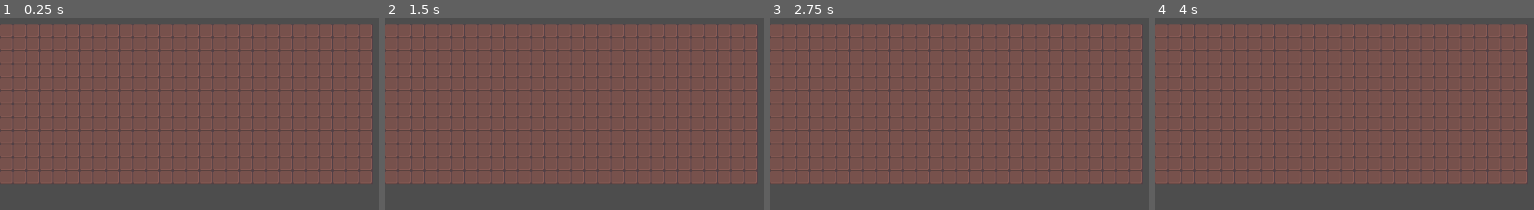
Above: before the commit, frames 1-4 (left to right).
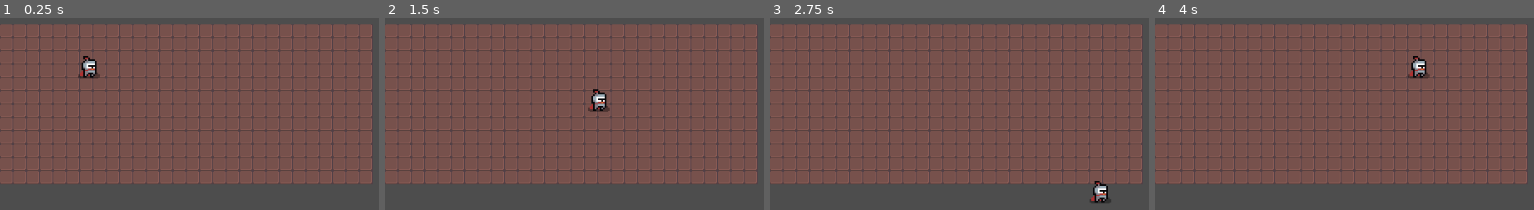
Above: after the commit, the same moments.

Repository: Jokolto/Matura
Game: Godot game, scene res://scenes/game.tscn
Two runs of this game, one before a commit and one after it. Both use one fixed random seed, a clock stepped at 60 frames per second and the inputs below.
Inputs:
- Up to frame 1 (0.25 s): no input
- Up to frame 2 (1.5 s): hold Right (ui_right) 0.53-1.28 s; hold Down (ui_down) from 1.28 s (still down)
- Up to frame 3 (2.75 s): tap Enter at 2 s; release Down (ui_down) at 2.03 s; hold Right (ui_right) from 2.03 s (still down)
- Up to frame 4 (4 s): release Right (ui_right) at 2.78 s; hold Up (ui_up) 2.78-3.53 s; hold Left (ui_left) from 3.53 s (still down)

The runs differ from the first frame. In frame 1, 0.5% of the frame differs, in the area x 20-27%, y 19-32%; in frame 2, 0.5%, in the area x 53-60%, y 36-49%; in frame 3, 0.4%; in frame 4, 0.5%.

Commit message:
updated source files

Diff:
--- a/source/scenes/entities/entity.tscn
+++ b/source/scenes/entities/entity.tscn
@@ -1,11 +1,118 @@
-[gd_scene load_steps=2 format=3 uid="uid://bv1p76iwgihkn"]
+[gd_scene load_steps=18 format=3 uid="uid://bv1p76iwgihkn"]
 
 [ext_resource type="Script" path="res://scripts/entity.gd" id="1_7jin5"]
+[ext_resource type="Texture2D" uid="uid://nfh88bb46hea" path="res://assets/v1.1 dungeon crawler 16X16 pixel pack/heroes/knight/knight_idle_spritesheet.png" id="2_3ed0p"]
+[ext_resource type="Texture2D" uid="uid://clsms3mhnqx8q" path="res://assets/v1.1 dungeon crawler 16X16 pixel pack/heroes/knight/knight_run_spritesheet.png" id="3_kbk0u"]
 
-[node name="Entity" type="CharacterBody2D"]
+[sub_resource type="RectangleShape2D" id="RectangleShape2D_fstn8"]
+size = Vector2(11, 14)
+
+[sub_resource type="AtlasTexture" id="AtlasTexture_l2kbr"]
+atlas = ExtResource("2_3ed0p")
+region = Rect2(0, 0, 16, 16)
+
+[sub_resource type="AtlasTexture" id="AtlasTexture_2y426"]
+atlas = ExtResource("2_3ed0p")
+region = Rect2(16, 0, 16, 16)
+
+[sub_resource type="AtlasTexture" id="AtlasTexture_tmq4q"]
+atlas = ExtResource("2_3ed0p")
+region = Rect2(32, 0, 16, 16)
+
+[sub_resource type="AtlasTexture" id="AtlasTexture_jakc2"]
+atlas = ExtResource("2_3ed0p")
+region = Rect2(48, 0, 16, 16)
+
+[sub_resource type="AtlasTexture" id="AtlasTexture_br61v"]
+atlas = ExtResource("2_3ed0p")
+region = Rect2(64, 0, 16, 16)
+
+[sub_resource type="AtlasTexture" id="AtlasTexture_furai"]
+atlas = ExtResource("2_3ed0p")
+region = Rect2(80, 0, 16, 16)
+
+[sub_resource type="AtlasTexture" id="AtlasTexture_qjlxa"]
+atlas = ExtResource("3_kbk0u")
+region = Rect2(0, 0, 16, 16)
+
+[sub_resource type="AtlasTexture" id="AtlasTexture_xifgk"]
+atlas = ExtResource("3_kbk0u")
+region = Rect2(16, 0, 16, 16)
+
+[sub_resource type="AtlasTexture" id="AtlasTexture_vh0jo"]
+atlas = ExtResource("3_kbk0u")
+region = Rect2(32, 0, 16, 16)
+
+[sub_resource type="AtlasTexture" id="AtlasTexture_qjjin"]
+atlas = ExtResource("3_kbk0u")
+region = Rect2(48, 0, 16, 16)
+
+[sub_resource type="AtlasTexture" id="AtlasTexture_h8x37"]
+atlas = ExtResource("3_kbk0u")
+region = Rect2(64, 0, 16, 16)
+
+[sub_resource type="AtlasTexture" id="AtlasTexture_8ryfd"]
+atlas = ExtResource("3_kbk0u")
+region = Rect2(80, 0, 16, 16)
+
+[sub_resource type="SpriteFrames" id="SpriteFrames_4frjd"]
+animations = [{
+"frames": [{
+"duration": 1.0,
+"texture": SubResource("AtlasTexture_l2kbr")
+}, {
+"duration": 1.0,
+"texture": SubResource("AtlasTexture_2y426")
+}, {
+"duration": 1.0,
+"texture": SubResource("AtlasTexture_tmq4q")
+}, {
+"duration": 1.0,
+"texture": SubResource("AtlasTexture_jakc2")
+}, {
+"duration": 1.0,
+"texture": SubResource("AtlasTexture_br61v")
+}, {
+"duration": 1.0,
+"texture": SubResource("AtlasTexture_furai")
+}],
+"loop": true,
+"name": &"idle",
+"speed": 5.0
+}, {
+"frames": [{
+"duration": 1.0,
+"texture": SubResource("AtlasTexture_qjlxa")
+}, {
+"duration": 1.0,
+"texture": SubResource("AtlasTexture_xifgk")
+}, {
+"duration": 1.0,
+"texture": SubResource("AtlasTexture_vh0jo")
+}, {
+"duration": 1.0,
+"texture": SubResource("AtlasTexture_qjjin")
+}, {
+"duration": 1.0,
+"texture": SubResource("AtlasTexture_h8x37")
+}, {
+"duration": 1.0,
+"texture": SubResource("AtlasTexture_8ryfd")
+}],
+"loop": true,
+"name": &"run",
+"speed": 5.0
+}]
+
+[node name="player" type="CharacterBody2D"]
 script = ExtResource("1_7jin5")
 
 [node name="CollisionShape2D" type="CollisionShape2D" parent="."]
-position = Vector2(1, 1)
+position = Vector2(0.5, 0)
+shape = SubResource("RectangleShape2D_fstn8")
 
 [node name="AnimatedSprite2D" type="AnimatedSprite2D" parent="."]
+scale = Vector2(1.9375, 1.8125)
+sprite_frames = SubResource("SpriteFrames_4frjd")
+animation = &"idle"
+autoplay = "idle"
--- a/source/scenes/game.tscn
+++ b/source/scenes/game.tscn
@@ -1,6 +1,7 @@
-[gd_scene load_steps=4 format=3 uid="uid://b85qmravgtoij"]
+[gd_scene load_steps=5 format=3 uid="uid://b85qmravgtoij"]
 
 [ext_resource type="Texture2D" uid="uid://bt5pgf2xt2lfb" path="res://assets/v1.1 dungeon crawler 16X16 pixel pack/full tilemap.png" id="1_4nnhd"]
+[ext_resource type="PackedScene" uid="uid://bv1p76iwgihkn" path="res://scenes/entities/entity.tscn" id="2_4qeyc"]
 
 [sub_resource type="TileSetAtlasSource" id="TileSetAtlasSource_n32q2"]
 texture = ExtResource("1_4nnhd")
@@ -68,3 +69,6 @@
 tile_set = SubResource("TileSet_4p58k")
 format = 2
 layer_0/tile_data = PackedInt32Array(65536, 196608, 1, 131072, 196608, 1, 196608, 196608, 1, 262144, 196608, 1, 327680, …(6273 unchanged characters)…
+
+[node name="player" parent="." instance=ExtResource("2_4qeyc")]
+position = Vector2(106, 67)
--- a/source/scripts/entity.gd
+++ b/source/scripts/entity.gd
@@ -1 +1,24 @@
 extends CharacterBody2D
+
+@onready var anim_sprite = $AnimatedSprite2D
+var speed = 200  # Movement speed
+
+
+func _process(delta):
+	# Get player input (WASD or arrow keys)
+	velocity = Vector2()  # Reset velocity
+	if Input.is_action_pressed("ui_right"):
+		velocity.x += 1
+	if Input.is_action_pressed("ui_left"):
+		velocity.x -= 1
+	if Input.is_action_pressed("ui_down"):
+		velocity.y += 1
+	if Input.is_action_pressed("ui_up"):
+		velocity.y -= 1
+
+
+	# Normalize the velocity to avoid diagonal speed boost
+	velocity = velocity.normalized() * speed
+
+	# Move the player using KinematicBody2D's move_and_slide method
+	move_and_slide()
